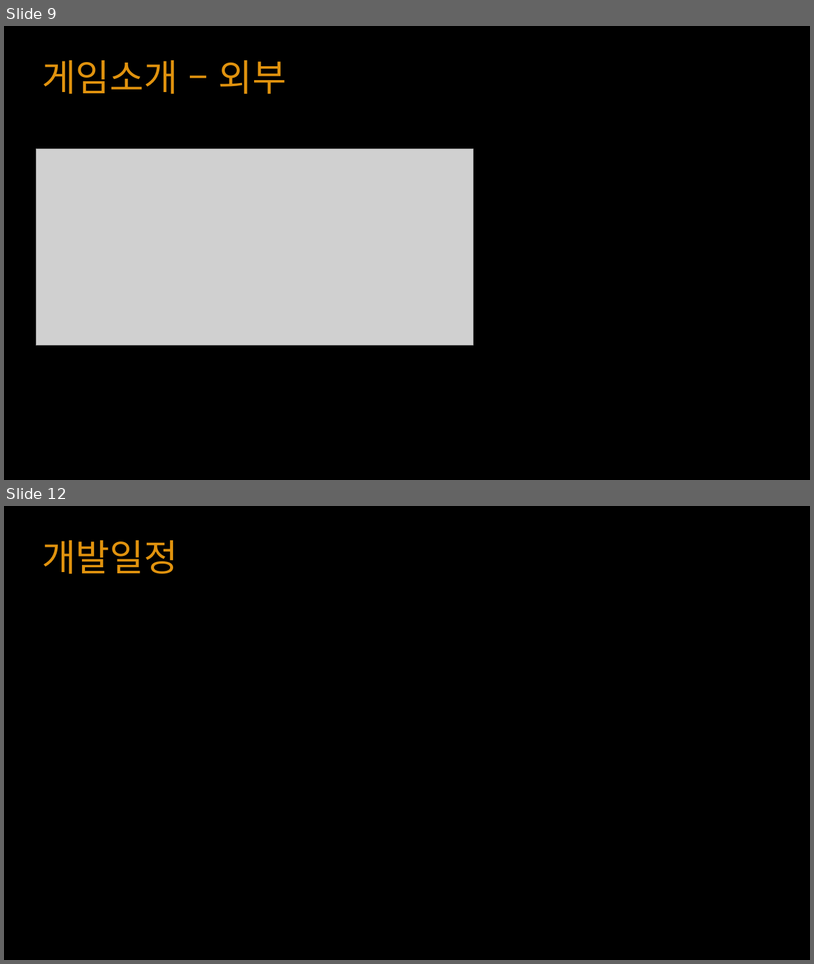
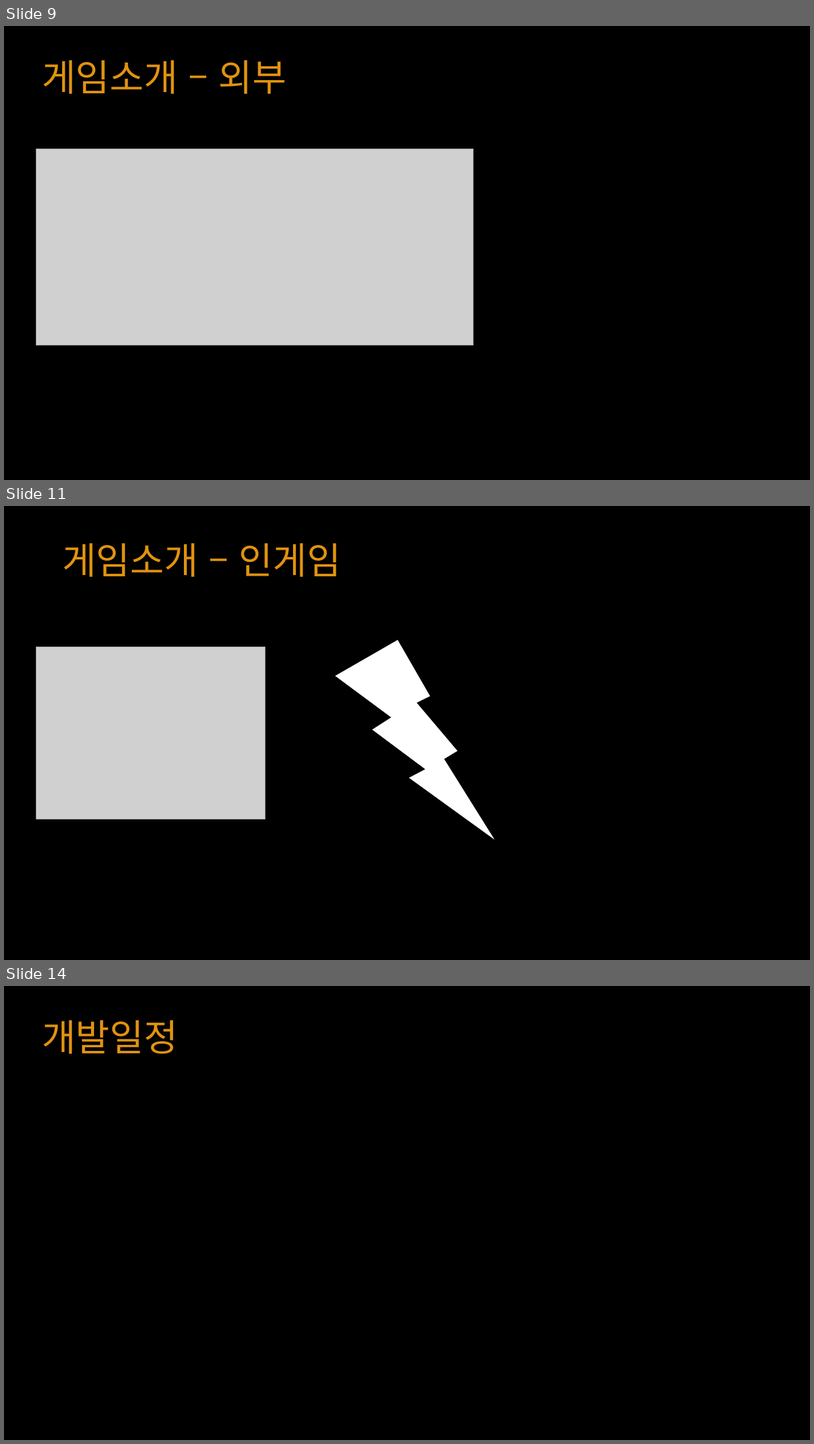
Before and after one commit to YKTeam/Room503, a slide deck: Document/Escape Cube(가제) ppt.pptx. Shown one above the other, each under a label of ours: slides 9 and 12 before the commit, slides 9, 11 and 14 after it; the slides between them are not shown. The pictures are 814x964 and 814x1444 pixels, drawn with LibreOffice and Linux fonts; fonts in the diff are those of the drawing; grey boxes stand for pictures. Boxes give left, top, right and bottom in pixels: in the first picture for what was removed or moved away, otherwise in the second. Text is boxed around its words. In the diff, an @@ line names an element or a change of style, - is before the commit and + after.

```diff
--- a/Document/Escape Cube(가제) ppt.pptx
+++ b/Document/Escape Cube(가제) ppt.pptx
@@ slide 11 added at <box>4,506,810,960</box>, background #000000 @@
@@ text added at <box>62,543,341,577</box>, 44 pt, text #E1930E @@
+게임소개 – 인게임
@@ picture added at <box>36,647,266,819</box> @@
@@ lightning bolt added at <box>336,640,495,840</box>, fill #FFFFFF @@
@@ what was slide 12 is now slide 14 @@
```
Also in this commit, not shown: 3 slides changed, 2 other slides added, 1 slide removed, 4 other files.
